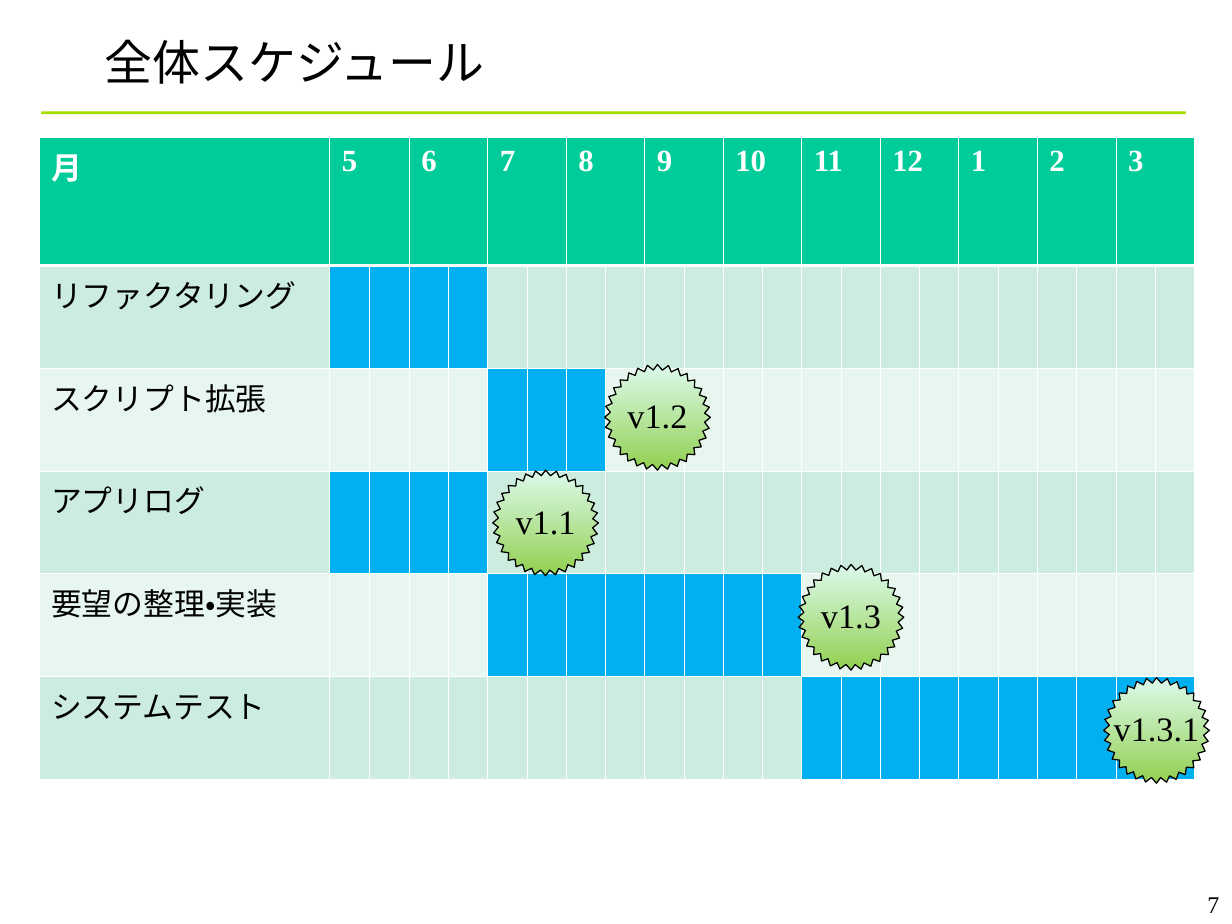
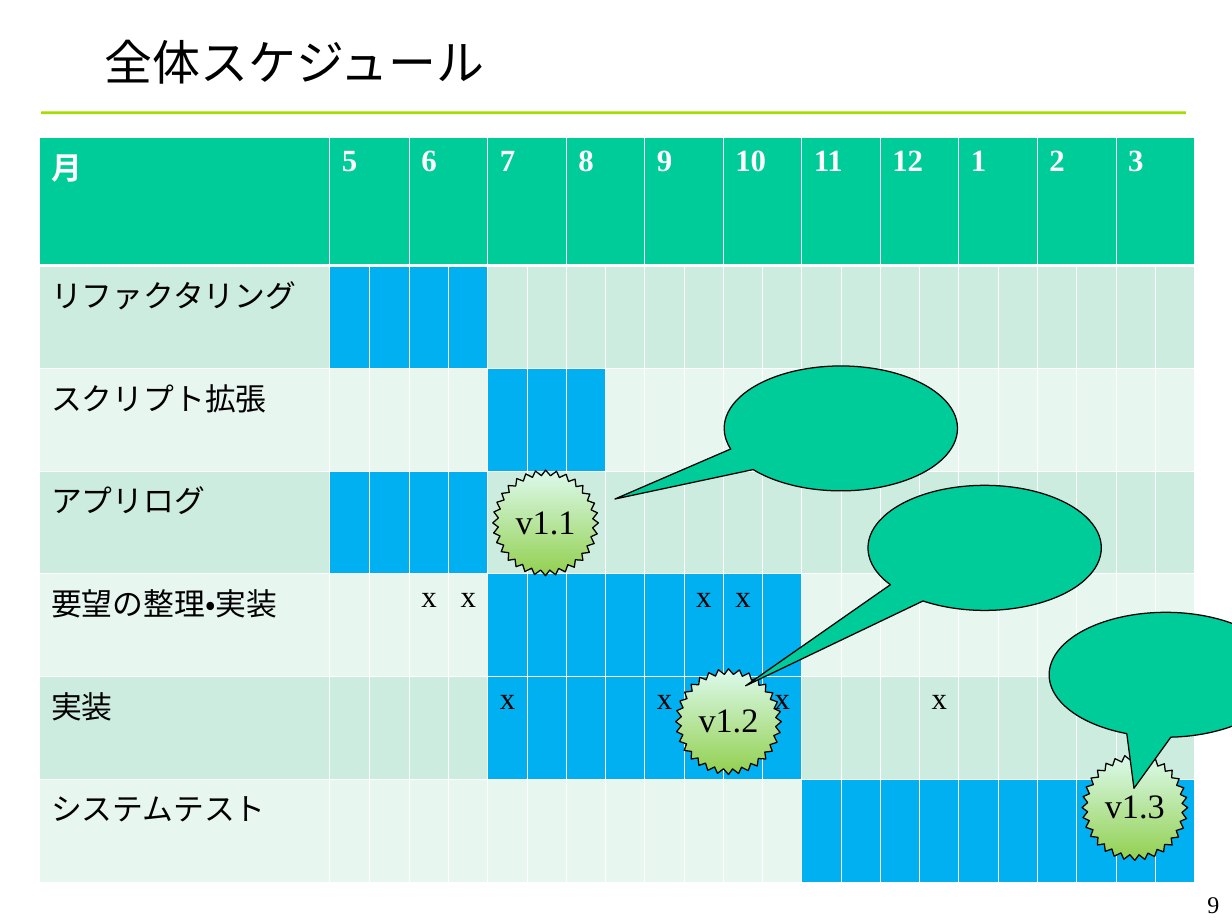
Before and after one commit to YixiaoLi/tlv4mc, a slide deck: slide 9 of doc/phase4/toppers_conference.ppt (slide 7 before the commit). Drawn at 1232x924 pixels with LibreOffice and Linux fonts; fonts in the diff are those of the drawing; background and template pictures are left out. Boxes give left, top, right and bottom in pixels: in the first picture for what was removed or moved away, otherwise in the second. Text is boxed around its words. In the diff, an @@ line names an element or a change of style, - is before the commit and + after.

```diff
--- a/doc/phase4/toppers_conference.ppt
+++ b/doc/phase4/toppers_conference.ppt
@@ table at box(39, 138, 1198, 882) @@
-row 5: 要望の整理・実装 |  |  |  |  |  |  |  |  |  |  |  |  |  |  |  |  |  |  |  |  |  | 
+row 5: 要望の整理・実装 |  |  | x | x |  |  |  |  |  | x | x |  |  |  |  |  |  |  |  |  |  | 
+row 6: 実装 |  |  |  |  | x |  |  |  | x |  |  | x |  |  |  | x |  |  |  |  |  | 
@@ speech bubble added at box(724, 366, 957, 490), fill #00CC99, outline #000000 0.74 pt @@
@@ speech bubble added at box(869, 485, 1101, 611), fill #00CC99, outline #000000 0.74 pt @@
@@ freeform shape removed at box(798, 564, 904, 670) @@
-v1.3
@@ speech bubble added at box(1050, 612, 1232, 737), fill #00CC99, outline #000000 0.74 pt @@
@@ freeform shape "v1.2": place and size @@
-freeform shape "v1.2" at box(605, 365, 711, 471)
+freeform shape "v1.2" at box(675, 669, 781, 775)
@@ freeform shape "v1.3": place and size @@
-freeform shape "v1.3" at box(1104, 678, 1210, 784)
+freeform shape "v1.3" at box(1082, 755, 1188, 861)
@@ text in freeform shape at box(1105, 795, 1165, 819): text changed @@
-v1.3.1
+v1.3
@@ page number at box(1207, 897, 1219, 914): text changed @@
-7
+9
```
Also in this commit, not shown: 5 other slides changed, 2 slides added, 1 other file.
